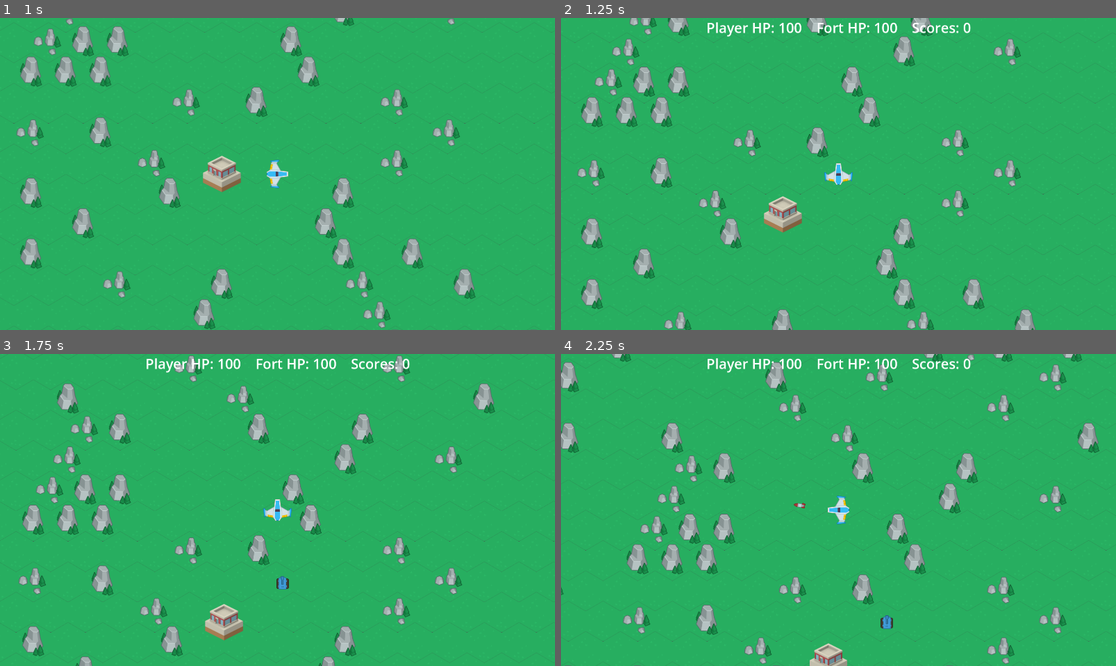
Above: before the commit, frames 1-4 (two rows, left to right).
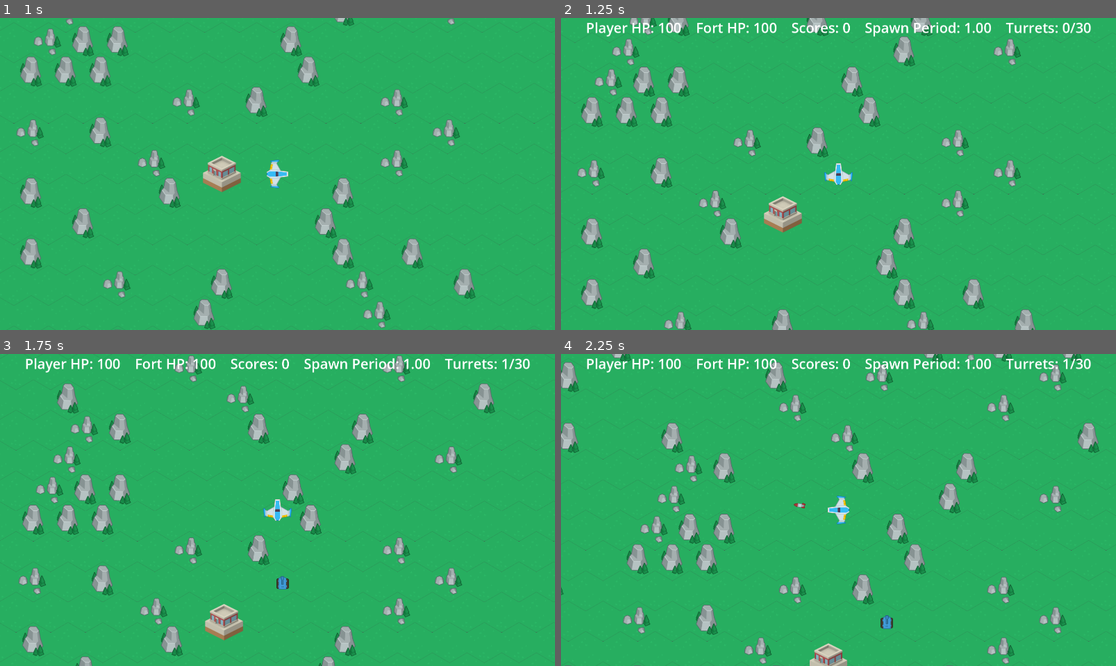
Above: after the commit, the same moments.

Repository: marleeeeeey/turret_commander
Game: Godot game, scene res://this/main.tscn
Same seed, same stepped clock (60 frames per second), same inputs: the game is played once before the commit and once after it.
Inputs (mouse positions are in pixels of both pictures, inside the frame that each line leads up to):
- Up to frame 1 (1 s): tap Space (shoot) at 0.5 s; move the mouse to (249, 236) at 0.52 s; hold Up (move_up) from 0.53 s (still down); hold Space (shoot) from 0.53 s (still down); click (249, 236) at 0.67 s; tap R (spawn_turret) at 0.8 s
- Up to frame 2 (1.25 s): keep holding Up (move_up); keep holding Space (shoot)
- Up to frame 3 (1.75 s): keep holding Up (move_up); move the mouse to (444, 556) at 1.27 s; release Space (shoot) at 1.28 s; tap R (spawn_turret) at 1.35 s; click (444, 556) at 1.42 s; tap Space (shoot) at 1.55 s
- Up to frame 4 (2.25 s): move the mouse to (672, 463) at 2.02 s; release Up (move_up) at 2.03 s; hold A (move_left) from 2.03 s (still down); hold Space (shoot) from 2.03 s (still down); click (672, 463) at 2.17 s

Frame 1 is identical in both runs. In frame 2, 1.4% of the frame differs, in the area x 4-96%, y 1-7%; in frame 3, 1.4%; in frame 4, 1.4%.

Commit message:
Add turret limit. Fix mouse control bugs.

Diff:
--- a/common/scene_bullet/scene_bullet.gd
+++ b/common/scene_bullet/scene_bullet.gd
@@ -18,6 +18,5 @@
 	queue_free()
 
 
-
 func _on_dead_timer_timeout() -> void:
 	queue_free()
--- a/common/scene_hud/hud.gd
+++ b/common/scene_hud/hud.gd
@@ -1,8 +1,11 @@
-extends CanvasLayer
+class_name Hud extends CanvasLayer
 
 var player_health = 0
 var fort_health = 0
 var player_scores = 0
+var enemy_spawn_period_sec = 0.0
+var turrets_count = 0
+var turret_limits = 0
 
 
 func _ready() -> void:
@@ -10,8 +13,18 @@
 
 
 func _process(delta: float) -> void:
-	$TopCenterLabel.text = "Player HP: {0}    Fort HP: {1}    Scores: {2}".format(
-		[player_health, fort_health, player_scores]
+	$TopCenterLabel.text = (
+		"Player HP: {0}    Fort HP: {1}    Scores: {2}    Spawn Period: {3}    Turrets: {4}/{5}"
+		. format(
+			[
+				player_health,
+				fort_health,
+				player_scores,
+				"%0.2f" % enemy_spawn_period_sec,
+				turrets_count,
+				turret_limits
+			]
+		)
 	)
 
 
@@ -25,3 +38,15 @@
 
 func set_player_scores(scores: int) -> void:
 	player_scores = scores
+
+
+func set_enemy_spawn_period_sec(period_sec: float) -> void:
+	enemy_spawn_period_sec = period_sec
+
+
+func set_turret_limit(count):
+	turret_limits = count
+
+
+func set_turret_count(count):
+	turrets_count = count
--- a/common/scene_player/player.gd
+++ b/common/scene_player/player.gd
@@ -7,13 +7,15 @@
 @export var debug_aim_scene: PackedScene
 
 var speed = 600
-var show_debug_info = false
+var show_debug_info = true
 var control_via_mouse_enabled = false
 var control_via_keys_enabled = true
 var distance_to_spawn_turret_behind_player = 60
-var last_global_direction = Vector2.AXIS_X
+var last_global_direction = Vector2(1, 0)
 var health = 100
-var attack_deviation_rad = PI / 16
+var attack_deviation_rad = PI / 8
+var turrent_limit = 30
+var hud_scene: Hud = null
 
 
 func _input(event: InputEvent) -> void:
@@ -22,6 +24,11 @@
 
 
 func _process(delta: float) -> void:
+	if hud_scene:
+		hud_scene.set_turret_limit(turrent_limit)
+		var turret_count = get_tree().get_nodes_in_group("turrets").size()
+		hud_scene.set_turret_count(turret_count)
+
 	if control_via_keys_enabled:
 		_control_via_keyboard_and_gamepad_event()
 
@@ -46,6 +53,10 @@
 
 	# Move the character.
 	move_and_slide()
+
+
+func set_hud_scene(scene: Hud):
+	hud_scene = scene
 
 
 func damage(damage: int) -> void:
@@ -91,7 +102,6 @@
 		# Debug draw the point.
 		var aim = debug_aim_scene.instantiate()
 		aim.position = closest_point_on_nav_map
-		aim.debug_text = "world"
 		get_viewport().add_child(aim)
 
 
@@ -107,14 +117,18 @@
 		_shoot()
 
 	if Input.is_action_just_pressed("spawn_turret"):
-		var turret = turret_scene.instantiate()
-		owner.add_child(turret)
-		turret.owner = owner
-		var position_behind = (
-			global_position - last_global_direction * distance_to_spawn_turret_behind_player
-		)
-		turret.global_position = position_behind
-		turret.look_at(global_position + last_global_direction)
+		var turrets_count = get_tree().get_nodes_in_group("turrets").size()
+		if turrets_count < turrent_limit:
+			# Need to use `owner` to detach turret from the player coordinate system.
+			var turret = turret_scene.instantiate()
+			owner.add_child(turret)
+			turret.owner = owner
+
+			var position_behind = (
+				global_position - last_global_direction * distance_to_spawn_turret_behind_player
+			)
+			turret.global_position = position_behind
+			turret.look_at(global_position + last_global_direction)
 
 
 func _shoot():
@@ -126,7 +140,7 @@
 	var bullet = bullet_scene.instantiate()
 	owner.add_child(bullet)
 	bullet.transform = $BulletSpawnPoint.global_transform
-	bullet.rotate(randf_range(-attack_deviation_rad, attack_deviation_rad))
+	bullet.rotate(randf_range(-attack_deviation_rad / 2, attack_deviation_rad / 2))
 
 
 func _on_ammo_supply_zone_body_entered(turret: Turret) -> void:
--- a/common/scene_turret/turret.gd
+++ b/common/scene_turret/turret.gd
@@ -2,10 +2,10 @@
 
 @export var bullet_scene: PackedScene
 
-var shooting_interval = 0.4
-var deviation_rad = PI / 12
+var shooting_interval = 0.7
+var deviation_rad = PI / 4
 var target = null
-var ammo_count = 10
+var ammo_count = 5
 
 @onready var animation: AnimatedSprite2D = $AnimatedSprite2D
 
@@ -30,6 +30,7 @@
 func damage(dmg: int):
 	die()
 
+
 func die() -> void:
 	$ExplosionSfx.play()
 
@@ -52,7 +53,7 @@
 
 		# Update ammo count and animation
 		ammo_count = ammo_count - 1
-		if ammo_count == 5:
+		if ammo_count == 3:
 			animation.play("low_ammo")
 		elif ammo_count == 0:
 			animation.play("no_ammo")
@@ -63,7 +64,7 @@
 	var bullet = bullet_scene.instantiate()
 	owner.add_child(bullet)
 	bullet.transform = $BulletSpawnPoint.global_transform
-	bullet.rotate(randf_range(-deviation_rad, deviation_rad))
+	bullet.rotate(randf_range(-deviation_rad / 2, deviation_rad / 2))
 
 
 func _on_explosion_sfx_finished() -> void:
--- a/common/scene_turret/turret.tscn
+++ b/common/scene_turret/turret.tscn
@@ -11,7 +11,7 @@
 [sub_resource type="CircleShape2D" id="CircleShape2D_bevfx"]
 radius = 500.0
 
-[node name="Turret" type="StaticBody2D"]
+[node name="Turret" type="StaticBody2D" groups=["turrets"]]
 collision_layer = 4
 collision_mask = 16
 script = ExtResource("1_o8x7h")
--- a/project.godot
+++ b/project.godot
@@ -71,7 +71,7 @@
 }
 zoom_in={
 "deadzone": 0.5,
-"events": [Object(InputEventMouseButton,"resource_local_to_s …(138 unchanged characters)… se,"button_mask":8,"position":Vector2(236, 19),"global_position":Vector2(242, 81),"factor":1.0,"button_index":4,"canceled":false,"pressed":true,"double_click":false,"script":null)
+"events": [Object(InputEventMouseButton,"resource_local_to_s …(138 unchanged characters)… se,"button_mask":8,"position":Vector2(230, 23),"global_position":Vector2(236, 85),"factor":1.0,"button_index":4,"canceled":false,"pressed":true,"double_click":false,"script":null)
 , Object(InputEventJoypadButton,"resource_local_to_scene":false,"resource_name":"","device":-1,"button_index":10,"pressure":0.0,"pressed":true,"script":null)
 ]
 }
@@ -91,6 +91,7 @@
 "deadzone": 0.5,
 "events": [Object(InputEventJoypadButton,"resource_local_to_scene":false,"resource_name":"","device":-1,"button_index":2,"pressure":0.0,"pressed":true,"script":null)
 , Object(InputEventKey,"resource_local_to_scene":false,"resource_name":"","device":-1,"window_id":0,"alt_pressed":false,"shift_pressed":false,"ctrl_pressed":false,"meta_pressed":false,"pressed":false,"keycode":0,"physical_keycode":82,"key_label":0,"unicode":114,"echo":false,"script":null)
+, Object(InputEventMouseButton,"resource_local_to_scene":false,"resource_name":"","device":-1,"window_id":0,"alt_pressed":false,"shift_pressed":false,"ctrl_pressed":false,"meta_pressed":false,"button_mask":2,"position":Vector2(378, 24),"global_position":Vector2(384, 86),"factor":1.0,"button_index":2,"canceled":false,"pressed":true,"double_click":false,"script":null)
 ]
 }
 pause={
--- a/this/game_logic.gd
+++ b/this/game_logic.gd
@@ -9,7 +9,9 @@
 
 
 func _ready() -> void:
-	$EnemySpawnTimer.start()
+	$Hud.set_enemy_spawn_period_sec(enemy_spawn_period_sec)
+	$EnemySpawnTimer.start(enemy_spawn_period_sec)
+	$NavigationRegion2D/Player.set_hud_scene($Hud)
 	_set_fort_health(100)
 	_set_player_health(100)
 
@@ -59,4 +61,11 @@
 
 func _on_enemy_die() -> void:
 	scores += 1
+
+	if scores % 10 == 0:
+		enemy_spawn_period_sec /= 1.4
+		enemy_spawn_period_sec = clampf(enemy_spawn_period_sec, 0.2, INF)
+		$EnemySpawnTimer.start(enemy_spawn_period_sec)
+		$Hud.set_enemy_spawn_period_sec(enemy_spawn_period_sec)
+
 	$Hud.set_player_scores(scores)
--- a/this/game_logic.tscn
+++ b/this/game_logic.tscn
@@ -42,7 +42,6 @@
 
 [node name="Player" parent="NavigationRegion2D" instance=ExtResource("2_3eod7")]
 position = Vector2(192, 0)
-debug_aim_scene = null
 
 [node name="Fort" parent="." instance=ExtResource("5_1d4jx")]
 
